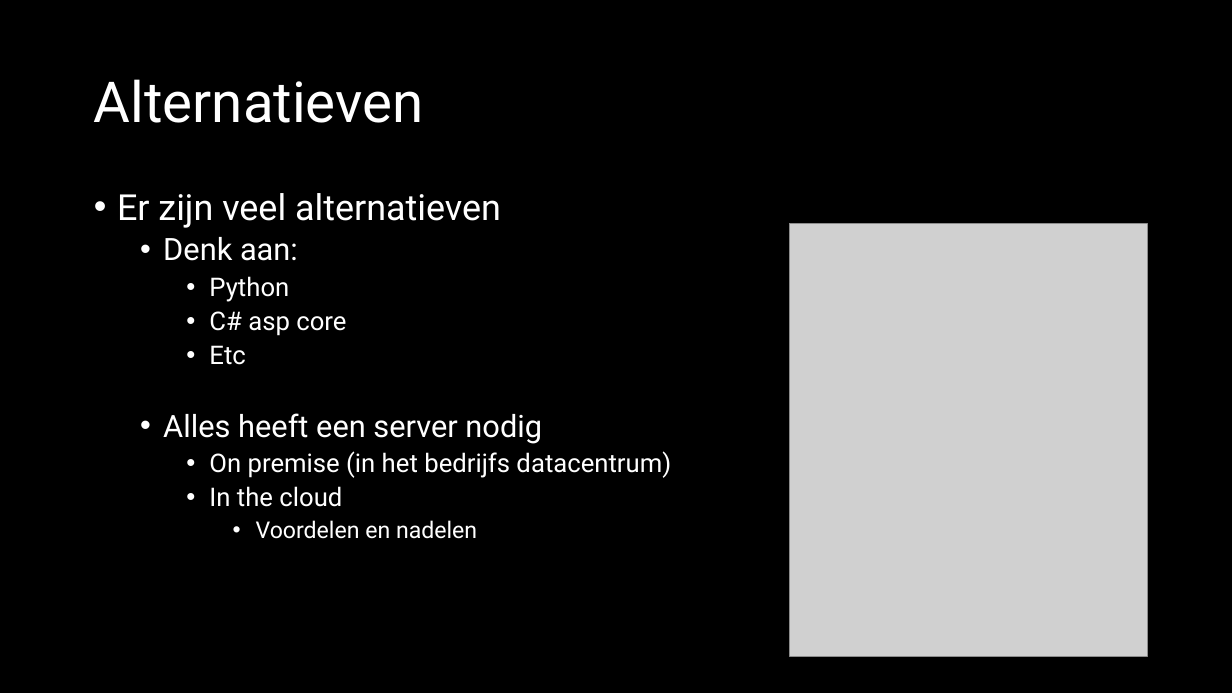
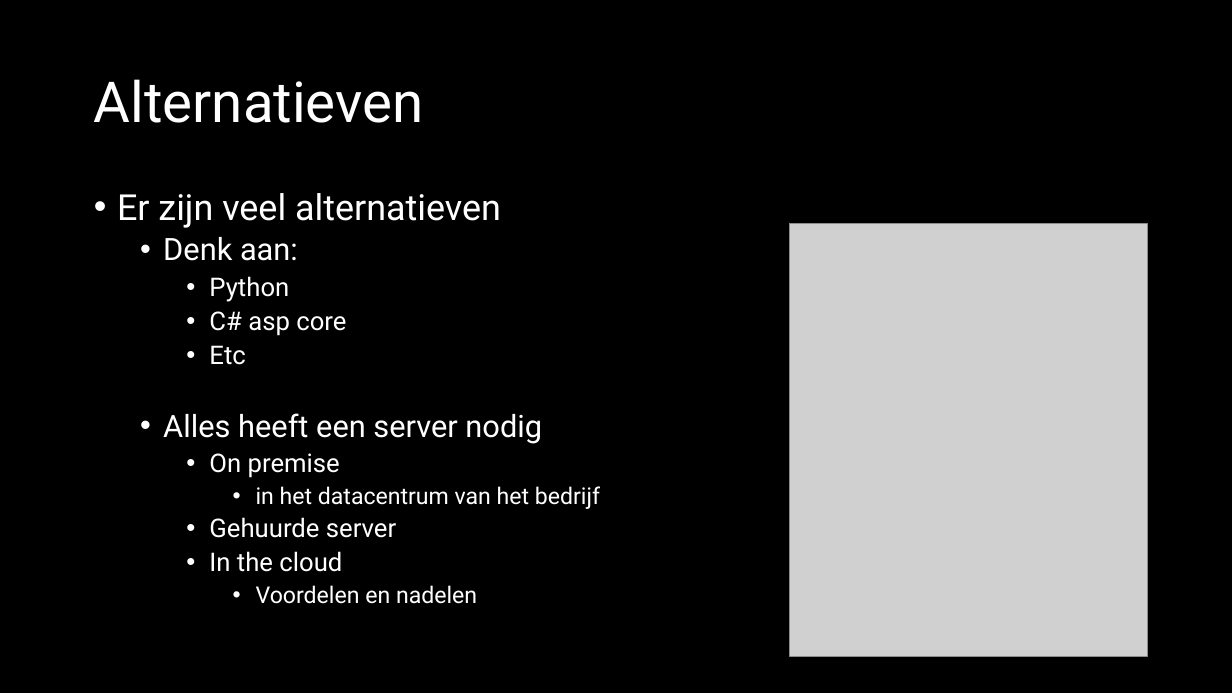
Before and after one commit to jheidebrink-ma/m5prog_opdrachtensite, a slide deck: slide 7 of Presentaties_versie_d/01 Docker en Env.pptx (slide 6 before the commit). Drawn at 1232x693 pixels with LibreOffice and Linux fonts; fonts in the diff are those of the drawing; grey boxes stand for pictures. Boxes give left, top, right and bottom in pixels: in the first picture for what was removed or moved away, otherwise in the second. Text is boxed around its words. In the diff, an @@ line names an element or a change of style, - is before the commit and + after.

```diff
--- a/Presentaties_versie_d/01 Docker en Env.pptx
+++ b/Presentaties_versie_d/01 Docker en Env.pptx
@@ text at (209, 453, 600, 538): text changed; size 20 to 18 pt @@
-    • On premise (in het bedrijfs datacentrum)
+    • On premise
+      • in het datacentrum van het bedrijf
+    • Gehuurde server
```
Also in this commit, not shown: 4 other slides changed, 1 slide added, 24 other files.
